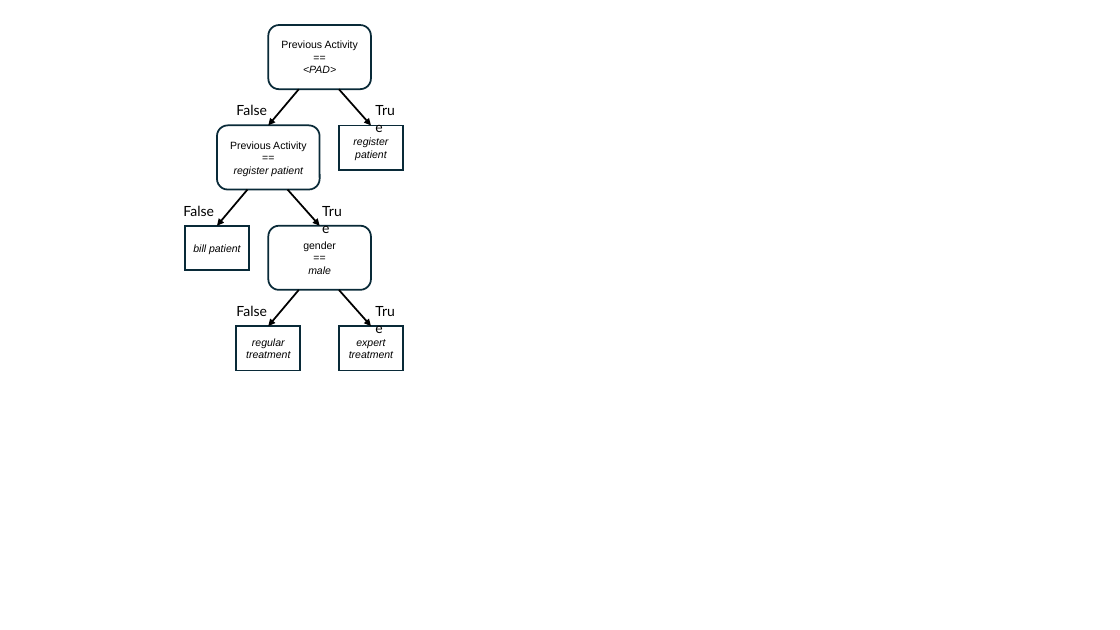
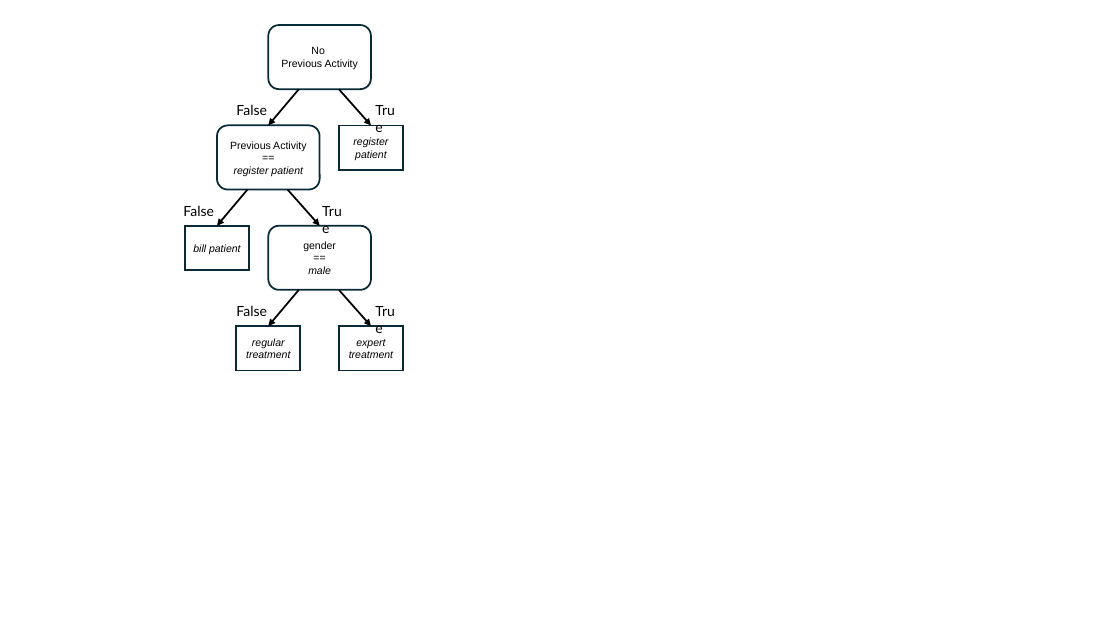
Before and after one commit to Haspeldor/process_distillation, a slide deck: slide 1 of gfx/gfx.pptx. Drawn at 1120x630 pixels with LibreOffice and Linux fonts; fonts in the diff are those of the drawing. Boxes give left, top, right and bottom in pixels: in the first picture for what was removed or moved away, otherwise in the second. Text is boxed around its words. In the diff, an @@ line names an element or a change of style, - is before the commit and + after.

```diff
--- a/gfx/gfx.pptx
+++ b/gfx/gfx.pptx
@@ text in rounded rectangle at [281, 46, 358, 69]: text changed @@
-Previous Activity
-==
-<PAD>
+No
+Previous Activity
```
Also in this commit, not shown: 1 other slide changed, 6 slides added, 27 other files.
